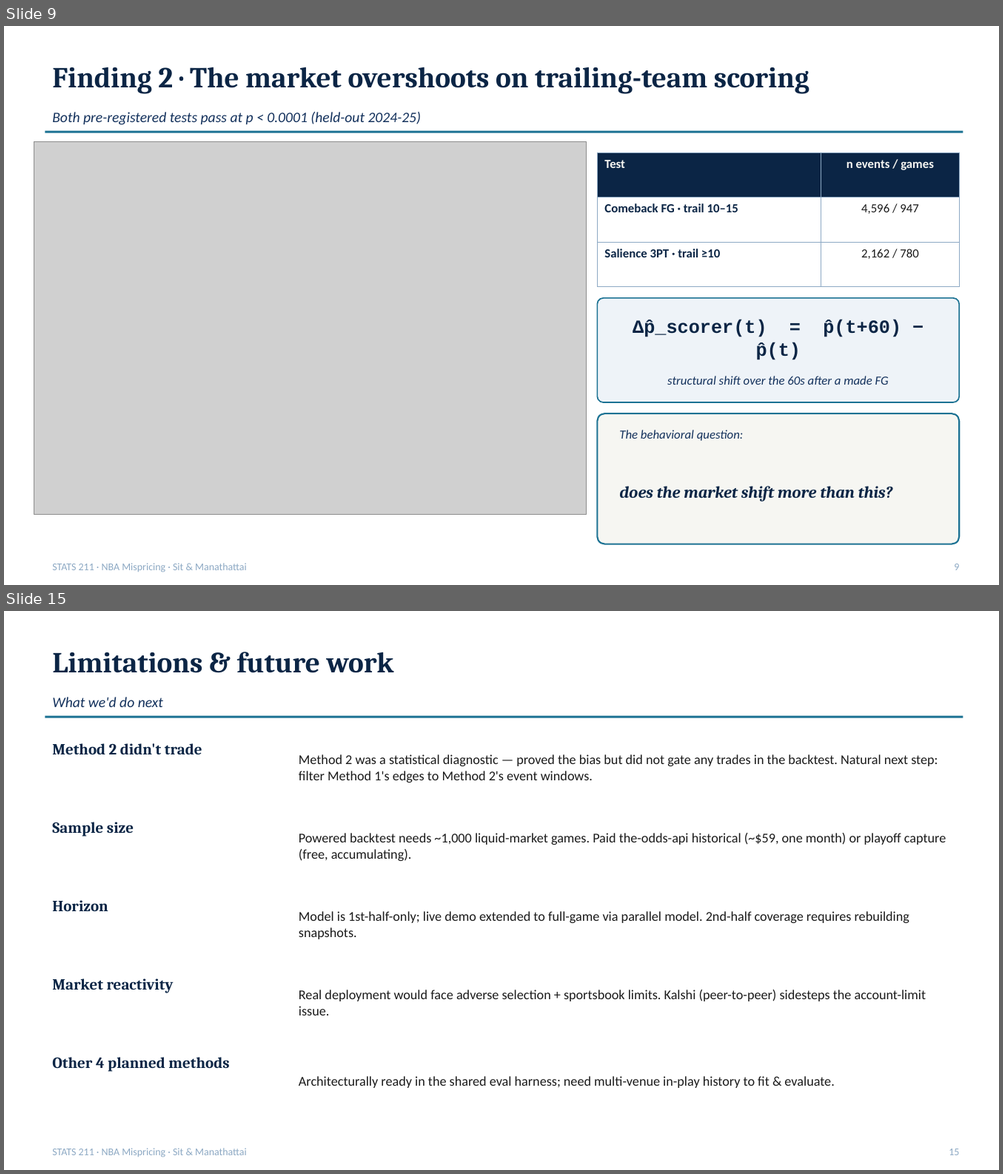
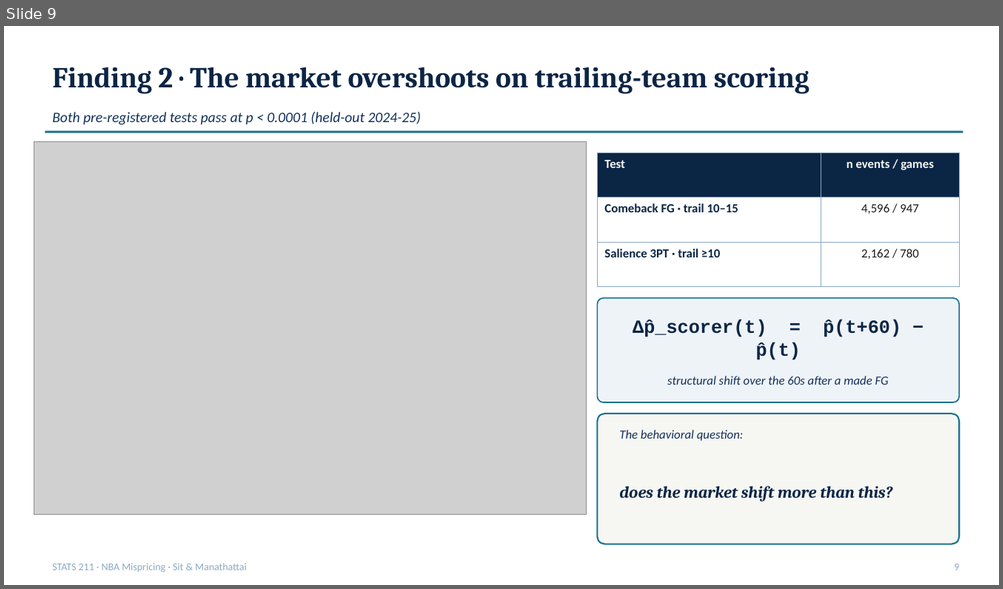
Before and after one commit to ivan-sit/live-nba-market-mispricing-detection, a slide deck: slides/final_deck.pptx. Shown one above the other, each under a label of ours: slides 9 and 15 before the commit, slide 9 after it; the slides between them are not shown. The pictures are 1003x1174 and 1003x589 pixels, drawn with LibreOffice and Linux fonts; fonts in the diff are those of the drawing; grey boxes stand for pictures. Boxes give left, top, right and bottom in pixels: in the first picture for what was removed or moved away, otherwise in the second. Text is boxed around its words. In the diff, an @@ line names an element or a change of style, - is before the commit and + after.

```diff
--- a/slides/final_deck.pptx
+++ b/slides/final_deck.pptx
@@ slide 15 removed at [4,611,999,1170], background #FFFFFF @@
@@ text removed at [52,652,394,673] @@
-Limitations & future work
@@ text removed at [52,697,163,707] @@
-What we'd do next
@@ line removed from (45, 717) to (963, 717) @@
@@ text removed at [52,743,202,755] @@
-Method 2 didn't trade
@@ text removed at [299,755,937,783] @@
-Method 2 was a statistical diagnostic — proved the bias but did not gate any trades in the backtest. Natural next step: filter Method 1's edges to Method 2's event windows.
@@ text removed at [52,822,134,837] @@
-Sample size
@@ text removed at [299,833,945,861] @@
-Powered backtest needs ~1,000 liquid-market games. Paid the-odds-api historical (~$59, one month) or playoff capture (free, accumulating).
@@ text removed at [52,900,108,911] @@
-Horizon
@@ text removed at [299,911,909,940] @@
-Model is 1st-half-only; live demo extended to full-game via parallel model. 2nd-half coverage requires rebuilding snapshots.
@@ text removed at [52,979,173,994] @@
-Market reactivity
@@ text removed at [299,990,926,1016] @@
-Real deployment would face adverse selection + sportsbook limits. Kalshi (peer-to-peer) sidesteps the account-limit issue.
@@ text removed at [52,1057,229,1072] @@
-Other 4 planned methods
@@ text removed at [299,1076,834,1088] @@
-Architecturally ready in the shared eval harness; need multi-venue in-play history to fit & evaluate.
@@ text removed at [52,1148,247,1158] @@
-STATS 211 · NBA Mispricing · Sit & Manathattai
@@ text removed at [948,1149,959,1156] @@
-15
```
Also in this commit, not shown: 3 slides changed, 2 slides added, 5 other slides removed, 3 other files.
